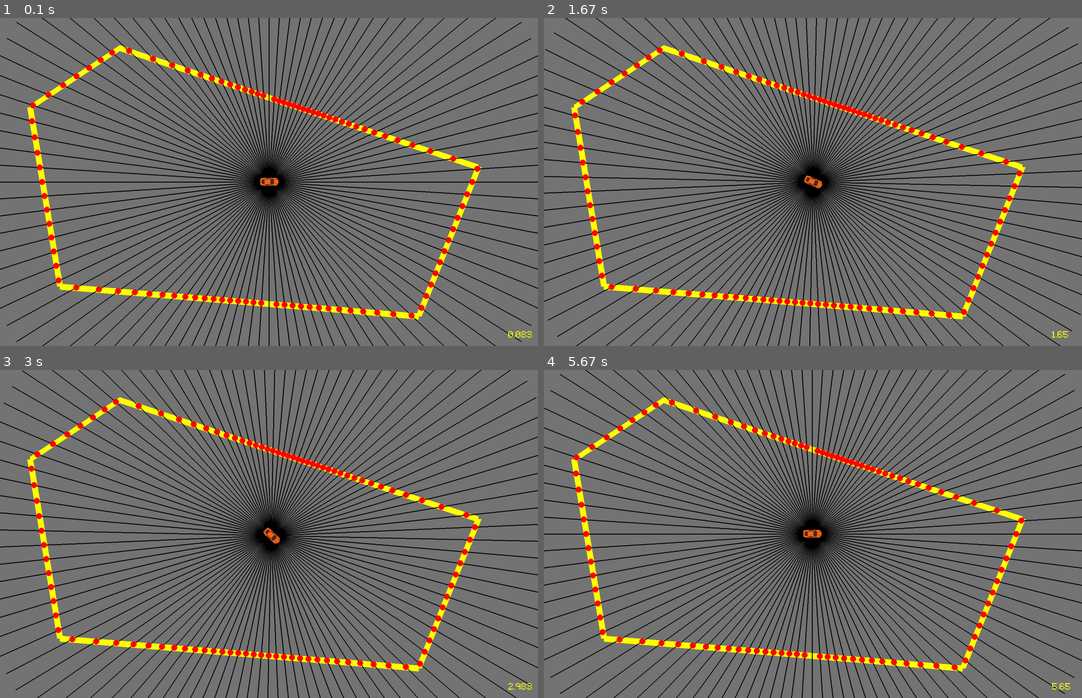
Above: before the commit, frames 1-4 (two rows, left to right).
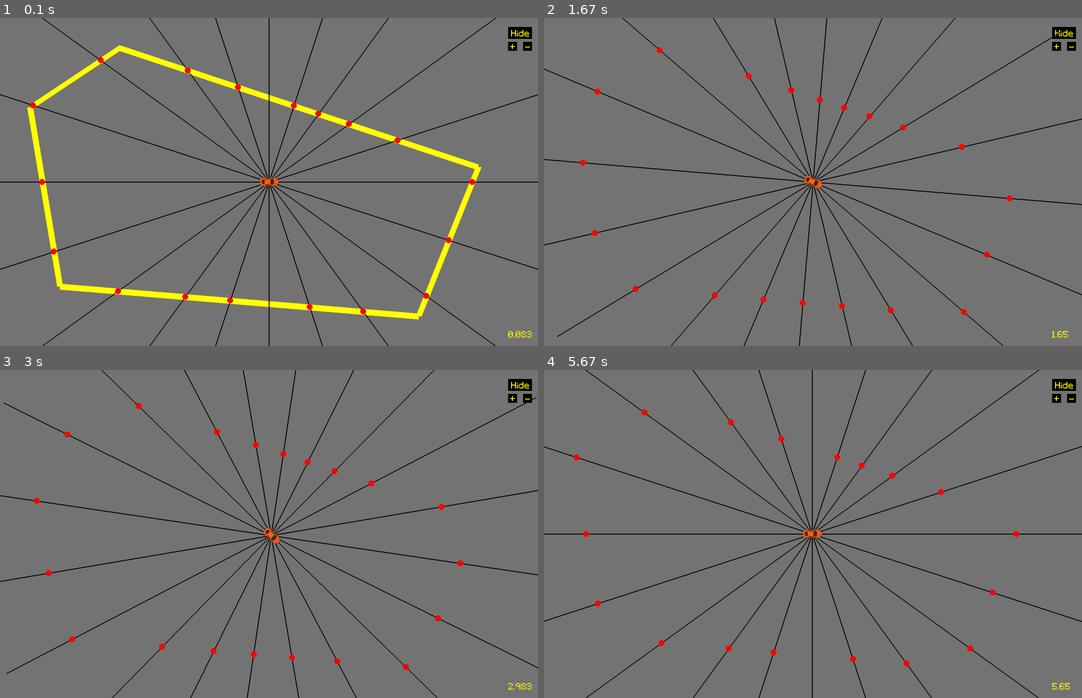
Above: after the commit, the same moments.

Repository: ericsherman4/Traffic-Intersection-Sim
Game: pygame game, started from pygame_sim/main.py
Two runs of this game, one before a commit and one after it. Both use one fixed random seed, a clock stepped at 60 frames per second and the inputs below.
Inputs (mouse positions are in pixels of both pictures, inside the frame that each line leads up to):
- Up to frame 1 (0.1 s): no input
- Up to frame 2 (1.67 s): click (1071, 47) at 0.38 s, where only the run after the commit has a clickable "-"; tap Space at 0.67 s; click (1065, 34) at 1.05 s, where only the run after the commit has a clickable "Hide"; hold D from 1.33 s (still down)
- Up to frame 3 (3 s): release D at 1.8 s; hold W 1.83-2.13 s; hold D 2.17-2.63 s; hold A from 2.67 s (still down)
- Up to frame 4 (5.67 s): release A at 3.2 s; click (1055, 399) at 3.28 s, where only the run after the commit has a clickable "+"; hold S 3.57-3.87 s; tap Space at 3.63, 3.97, 4.27, 4.4, 4.8, 5.1, 5.47 s; hold A 3.9-4.3 s; hold W 4.33-4.7 s; hold D 4.73-5.37 s; hold S from 5.4 s (still down)

The runs differ from the first frame. In frame 1, 13% of the frame differs, in the area x 0-100%, y 0-100%; in frame 2, 16%; in frame 3, 16%; in frame 4, 16%.

Commit message:
added more control to the pygame sim, and some vpython tuning

Diff:
--- a/pygame_sim/config.py
+++ b/pygame_sim/config.py
@@ -10,7 +10,7 @@
     wall_coords = ((100,300), (400,100), (1600,500), (1400, 1000), (200,900))
     wall_thickness = 20
 
-    num_lines = 100
+    num_lines = 20
     length = 1000
 
     display_wall = True
--- a/pygame_sim/main.py
+++ b/pygame_sim/main.py
@@ -12,6 +12,8 @@
 # Display 0 is my main monitor display
 screen = pygame.display.set_mode((g.display_x,g.display_y),
                 pygame.SCALED, vsync = 1, display=g.display_id)
+width = screen.get_width()
+height = screen.get_height()
 
 # Time stuff
 clock = pygame.time.Clock()
@@ -39,7 +41,6 @@
 # Calculate all of the line equations from the config
 line_eq = list()
 
-
 # list of lists where the sub list is [m,b]
 for i in range(0, len(g.wall_coords)):
     rise = g.wall_coords[(i+1) % len(g.wall_coords)][1] - g.wall_coords[i][1]
@@ -48,14 +49,19 @@
     b = -slope * g.wall_coords[i][0] + g.wall_coords[i][1]
     line_eq.append([slope, b])
 
-print(line_eq)
-print("verified the first and the last equation")
+# Button to hide border
+hide_btn_txt = clock_font.render('Hide', False, 'Yellow')
 
+# Button to incr line
+plus_btn = clock_font.render('+', False, 'Yellow')
+minus_btn = clock_font.render('-', False, 'Yellow')
 
-
+# cursor tracker
+mouse = (0,0)
 
 while True:
-    # check for player input
+
+    # check game events
     for event in pygame.event.get():
         if event.type == pygame.QUIT:
             pygame.quit()
@@ -74,6 +80,7 @@
                 move_left = True
             elif event.key == pygame.K_SPACE:
                 print("reset")
+                g.num_lines = 20
                 car.reset()
         elif event.type == pygame.KEYUP:
             if event.key == pygame.K_w:
@@ -84,19 +91,40 @@
                 move_right = False
             elif event.key == pygame.K_d:
                 move_left = False
+        elif event.type == pygame.MOUSEBUTTONDOWN:
+            if (width-100) <= mouse[0] <= (width-100+80) and 30 <= mouse[1] <= (30+40):
+                g.display_wall = not g.display_wall
+            elif (width-100) <= mouse[0] <= (width-100+30) and 80 <= mouse[1] <= (80+30):
+                g.num_lines += 5
+            elif (width-50) <= mouse[0] <= (width-50+30) and 80 <= mouse[1] <= (80+30):
+                g.num_lines -= 5
+
 
     # place background
     screen.blit(bg,(0,0))
+
+    # draw buttons
+    pygame.draw.rect(screen,'black', [width-100, 30, 80, 40])
+    screen.blit(hide_btn_txt, (width-90, 40))
+    pygame.draw.rect(screen, 'black', [width-100, 80, 30, 30])
+    screen.blit(plus_btn, (width-93, 82))
+    pygame.draw.rect(screen, 'black', [width-50, 80, 30, 30])
+    screen.blit(minus_btn, (width-43, 87))
+
+    mouse = pygame.mouse.get_pos()
 
     # place walls
     if g.display_wall:
         pygame.draw.lines(screen, 'Yellow', True, g.wall_coords, g.wall_thickness)
 
+
     car_lines = list()
     car_lines_pos = list()
 
     # print("----------------")
-    angle = 360/g.num_lines
+    angle = 0
+    if g.num_lines != 0:
+        angle = 360/g.num_lines
     for i in range(0, g.num_lines):
         new_ang = angle*i
         final_pos = pygame.Vector2(g.length, 0)
@@ -113,25 +141,6 @@
 
         car_lines.append([slope,b])
         car_lines_pos.append(final_pos)
-
-
-
-
-    # final_pos = pygame.Vector2(2000,0)
-    #vectors rotate in the opposite direction of other rotate calls so invert heading
-    # final_pos = final_pos.rotate(-car.heading) + car.pos
-
-    # print(f"{car.heading}, {car.pos}, {final_pos}")
-    # pygame.draw.line(screen, 'White', car.pos, final_pos, width= 3)
-
-
-    # find line intersections
-    # whats the equation of the line coming from the car?
-    # denomin = (final_pos.x - car.pos.x)
-    # if denomin == 0:
-    #     denomin = 0.0001
-    # slope = (final_pos.y - car.pos.y) / denomin
-    # b = -slope*car.pos.x + car.pos.y
 
     # now look for any line intersections
     i=0
@@ -156,8 +165,6 @@
             j+=1
         i+=1
 
-
-
     # Update the time
     time = pygame.time.get_ticks()/1000
     clock_surface = clock_font.render(str(time), False, 'Yellow')
@@ -169,10 +176,6 @@
     # place car
     car.display(screen)
 
-
-
-
-
     # update everything
     pygame.display.update()
 
--- a/vpython_sim/config.py
+++ b/vpython_sim/config.py
@@ -37,7 +37,7 @@
     car_max_speed = 8
     car_min_speed = 5
     car_starting_vel_max = car_max_speed
-    car_max_decel = 5
+    car_max_decel = 3
     car_max_accel = 5
     car_dis_thres_yellow = 20
     car_vel_thres_yellow = 6
@@ -45,7 +45,7 @@
     # Car manager
     max_cars = 7
     max_cars_on_road = 5
-    generate_cars_w_random = True
+    generate_cars_w_random = False
 
 class gtime:
     delta_t = 0.1
--- a/vpython_sim/env.py
+++ b/vpython_sim/env.py
@@ -1,7 +1,7 @@
 from vpython import box,vector,compound,color,arrow,sleep,label
 from config import g
 from math import pi
-from terminate import monitor_terminate
+from gui_control import monitor_terminate
 
 class Env:
     def __init__(self):
--- a/vpython_sim/terminate.py
+++ b/vpython_sim/gui_control.py
@@ -21,3 +21,7 @@
             if keyboard.is_pressed('r'):
                 print("Resuming")
                 return
+            if keyboard.is_pressed('q'):
+                print("Exit function triggered. Sending the kill signal.")
+                os.kill(os.getpid(), signal.SIGINT)
+                exit()
--- a/vpython_sim/lane.py
+++ b/vpython_sim/lane.py
@@ -6,7 +6,7 @@
 from trafficlight import TrafficLight
 from config import g
 from vpython import vector
-from terminate import monitor_terminate
+from gui_control import monitor_terminate
 
 
 # The lane class uses a numpy array in order to store the car objects for each Lane. There is a bit of structure built around the array
--- a/vpython_sim/simulation.py
+++ b/vpython_sim/simulation.py
@@ -5,7 +5,7 @@
 from event import Event, EventType
 from env import Axes
 from vpython import canvas, vector, distant_light, color, label, box
-from terminate import monitor_terminate, monitor_pause
+from gui_control import monitor_terminate, monitor_pause
 
 
 class Simulation:
@@ -14,7 +14,7 @@
 
         # Create the scene, setup the camera, and create lighting
         # Canvas has a resizable option if wanted
-        self.scene = canvas(height = 700, width = 1000)
+        self.scene = canvas(height = 1050, width = 1900)
         self.scene.background = vector(0.25,0.25,0.25)
         self.scene.forward = vector(0.421305, -0.813416, -0.40107)
         self.scene.camera.pos = vector(-203.921, 266.027, 194.373)
--- a/vpython_sim/trafficlightManager.py
+++ b/vpython_sim/trafficlightManager.py
@@ -3,7 +3,6 @@
 from config import g
 from vpython import vector, label
 from event import Event, EventType, TL_Event
-from math import ceil
 
 class TrafficLightManager:
 
Not shown, added: report/software_diagram.drawio
